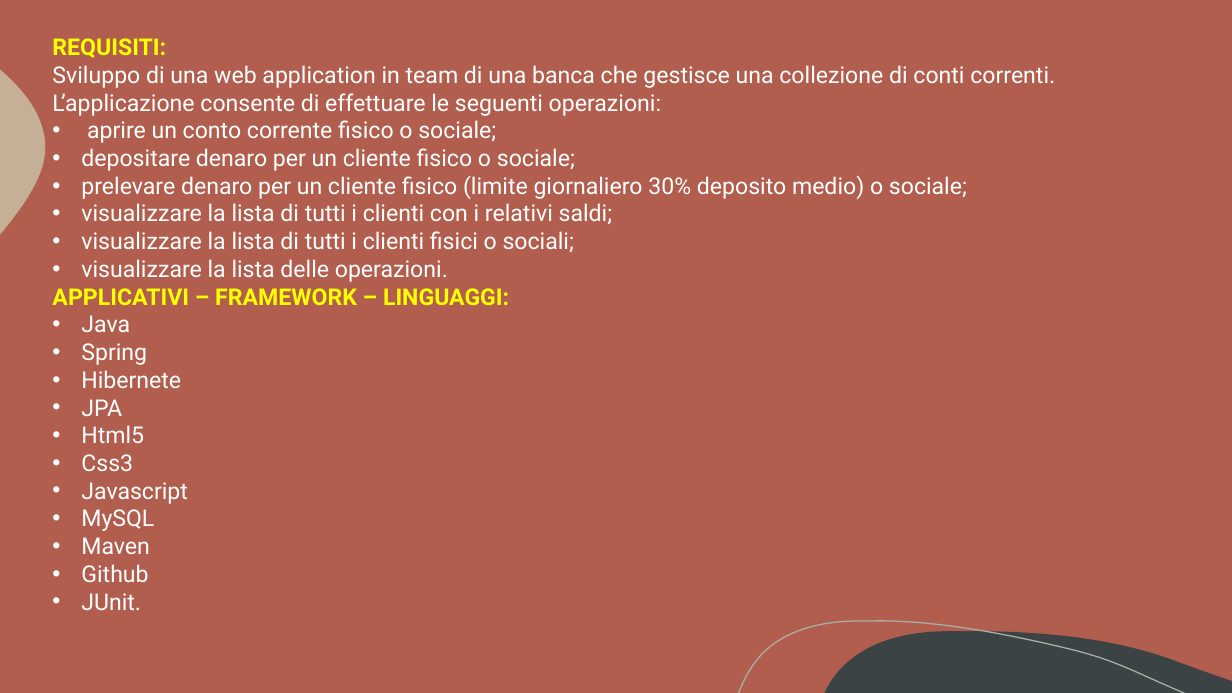
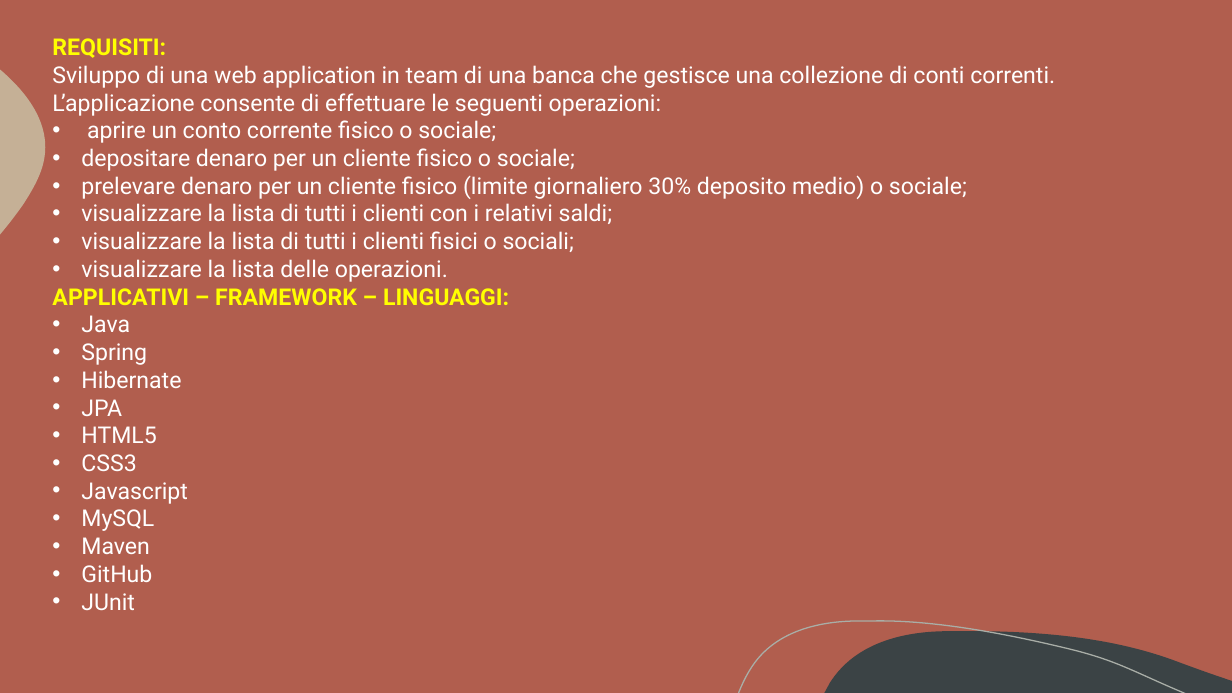
Before and after one commit to Maick94/BancaSpringBoot, a slide deck: slide 2 of PRESENTAZIONE_PROG/Presentazione Progetto banca.pptx. Drawn at 1232x693 pixels with LibreOffice and Linux fonts; fonts in the diff are those of the drawing. Boxes give left, top, right and bottom in pixels: in the first picture for what was removed or moved away, otherwise in the second. Text is boxed around its words. In the diff, an @@ line names an element or a change of style, - is before the commit and + after.

Commit message:
ciaone

```diff
--- a/PRESENTAZIONE_PROG/Presentazione Progetto banca.pptx
+++ b/PRESENTAZIONE_PROG/Presentazione Progetto banca.pptx
@@ text at <box>81,370,181,388</box>: text changed @@
-• Hibernete
+• Hibernate
@@ text at <box>81,426,156,471</box>: text changed @@
-• Html5
-• Css3
+• HTML5
+• CSS3
@@ text at <box>81,564,152,610</box>: text changed @@
-• Github
-• JUnit.
+• GitHub
+• JUnit
```
